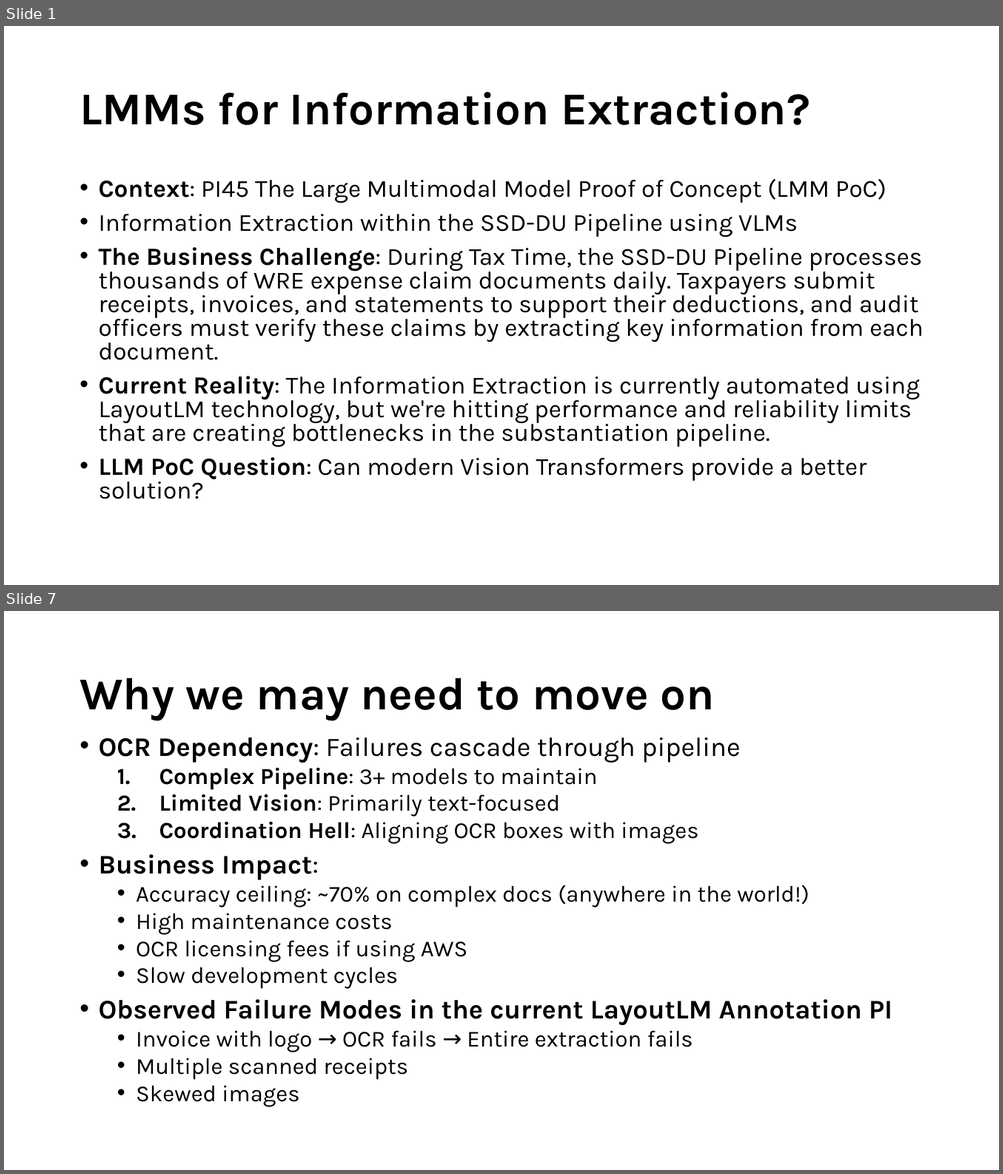
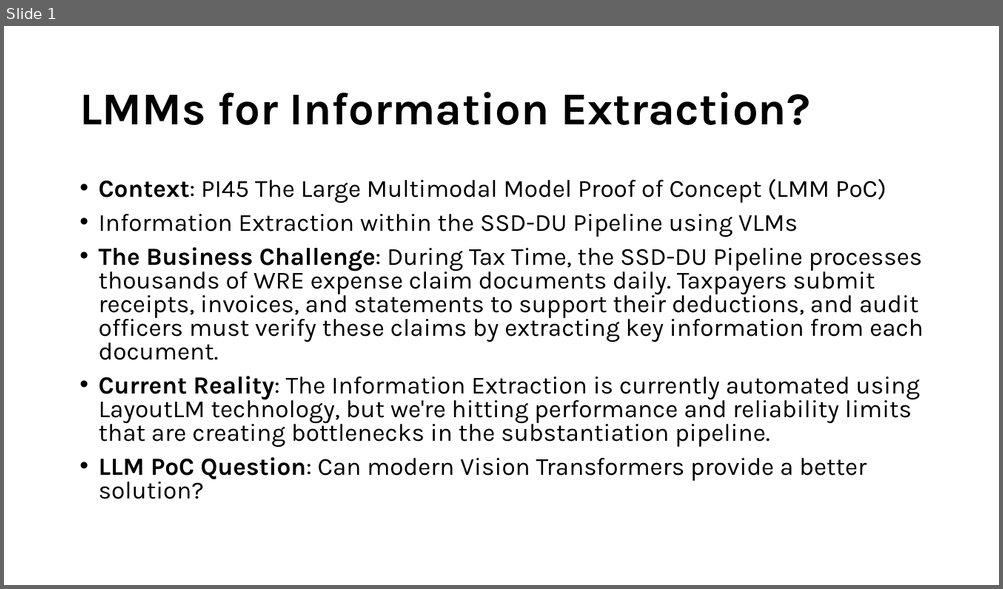
Before and after one commit to tmnestor/unified_vision_processor_minimal, a slide deck: presentation_materials/vision_transformers.pptx. Shown one above the other, each under a label of ours: slides 1 and 7 before the commit, slide 1 after it; the slides between them are not shown. The pictures are 1003x1174 and 1003x589 pixels, drawn with LibreOffice and Linux fonts; fonts in the diff are those of the drawing. Boxes give left, top, right and bottom in pixels: in the first picture for what was removed or moved away, otherwise in the second. Text is boxed around its words. In the diff, an @@ line names an element or a change of style, - is before the commit and + after.

Commit message:
✨ feat: update presentation materials with improved content and visuals for Vision Transformers

```diff
--- a/presentation_materials/vision_transformers.pptx
+++ b/presentation_materials/vision_transformers.pptx
@@ slide 7 removed at (4,611,999,1170), background #FFFFFF @@
@@ title removed at (79,678,714,721) @@
-Why we may need to move on
@@ text removed at (99,738,892,1107) @@
-• OCR Dependency: Failures cascade through pipeline
-  1. Complex Pipeline: 3+ models to maintain
-  2. Limited Vision: Primarily text-focused
-  3. Coordination Hell: Aligning OCR boxes with images
-• Business Impact:
-  • Accuracy ceiling: ~70% on complex docs (anywhere in the world!)
-  • High maintenance costs
-  • OCR licensing fees if using AWS
-  • Slow development cycles
-• Observed Failure Modes in the current LayoutLM Annotation PI
-  • Invoice with logo → OCR fails → Entire extraction fails
-  • Multiple scanned receipts
-  • Skewed images
```
Also in this commit, not shown: 2 slides changed, 3 slides added, 4 other slides removed.
